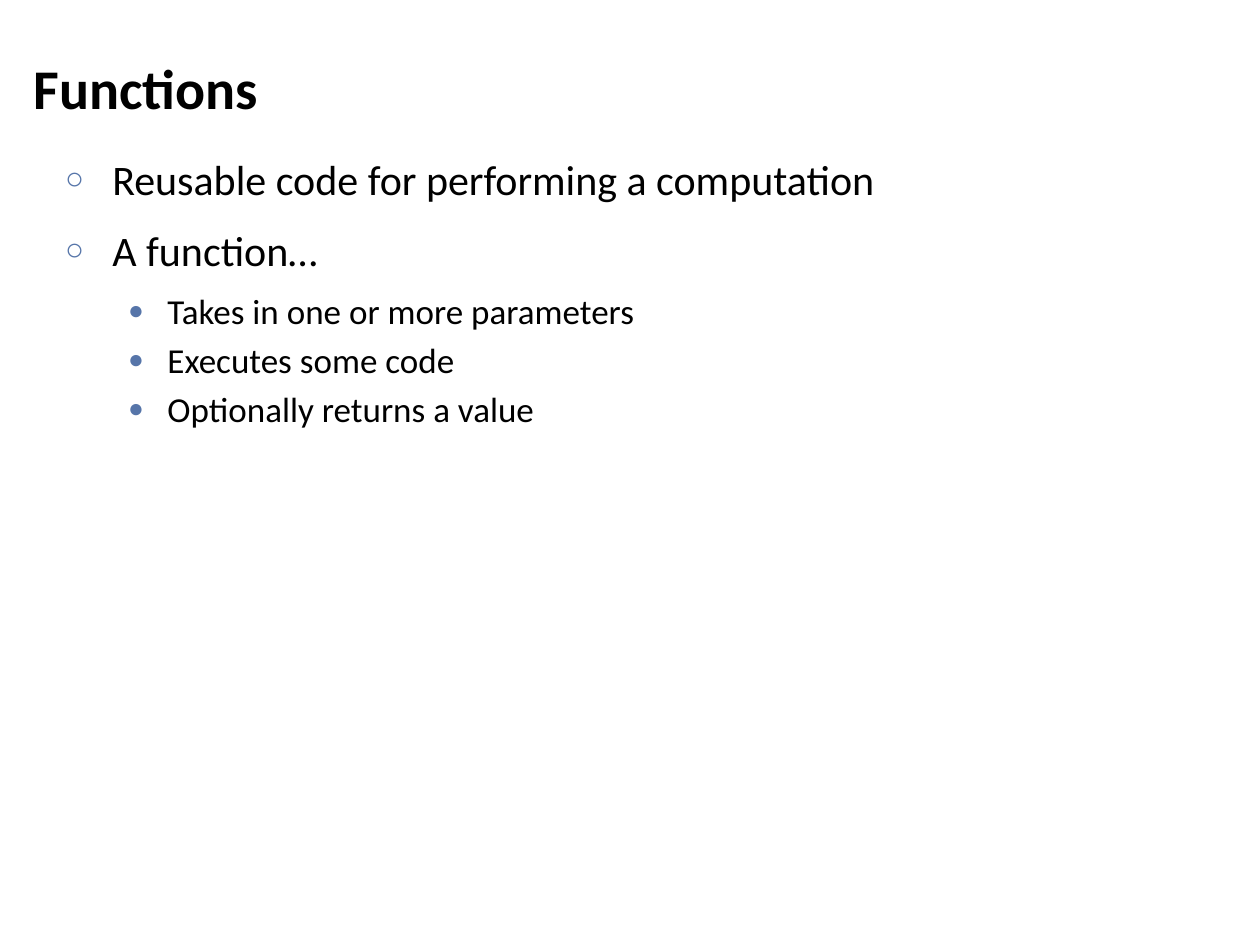
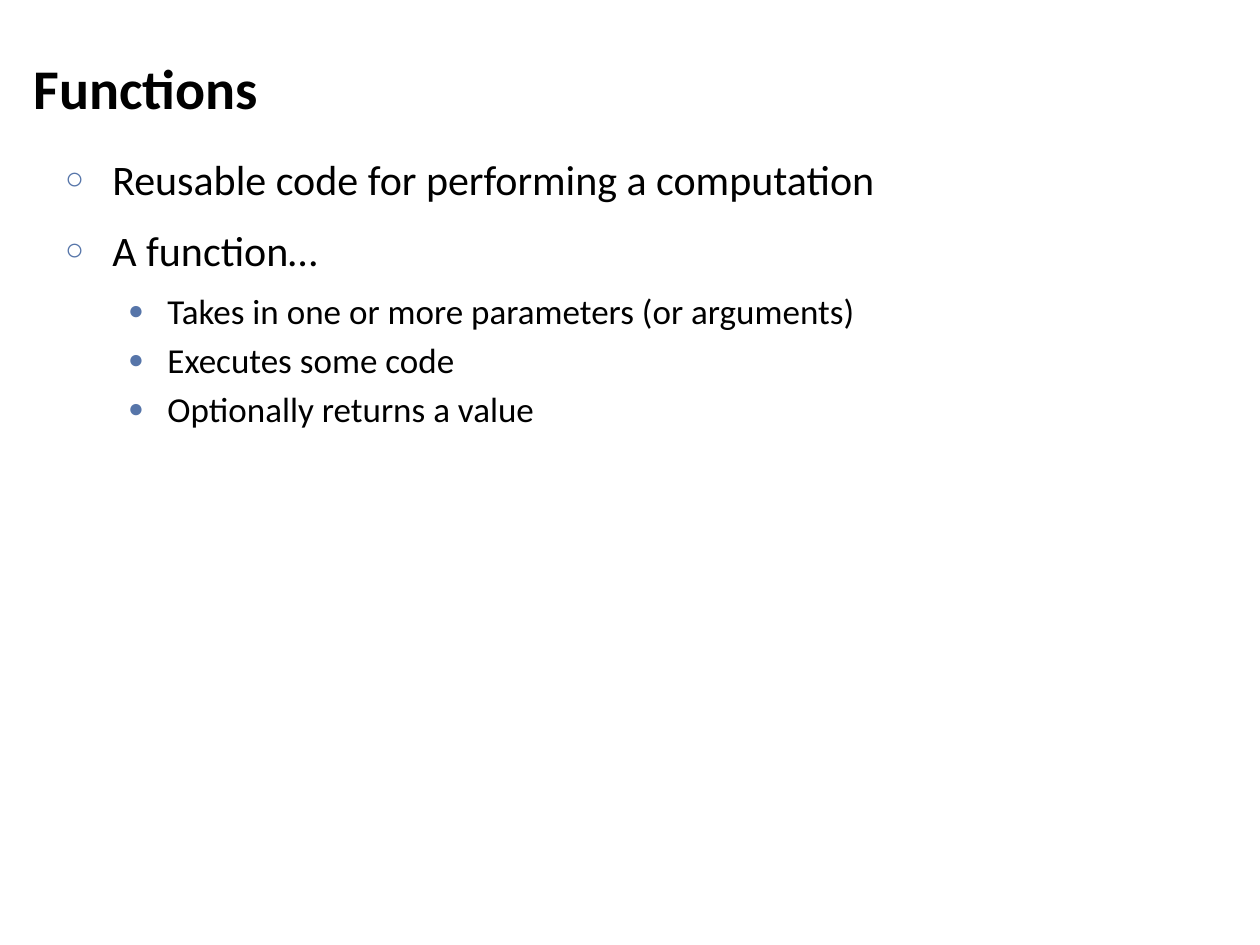
Before and after one commit to lintool/UMD-courses, a slide deck: slide 4 of slides/session05.pptx. Drawn at 1260x945 pixels with LibreOffice and Linux fonts; fonts in the diff are those of the drawing. Boxes give left, top, right and bottom in pixels: in the first picture for what was removed or moved away, otherwise in the second. Text is boxed around its words. In the diff, an @@ line names an element or a change of style, - is before the commit and + after.

```diff
--- a/slides/session05.pptx
+++ b/slides/session05.pptx
@@ text at [167, 298, 854, 330]: text changed @@
-  ● Takes in one or more parameters
+  ● Takes in one or more parameters (or arguments)
```
Also in this commit, not shown: 1 other slide changed, 1 other file.
